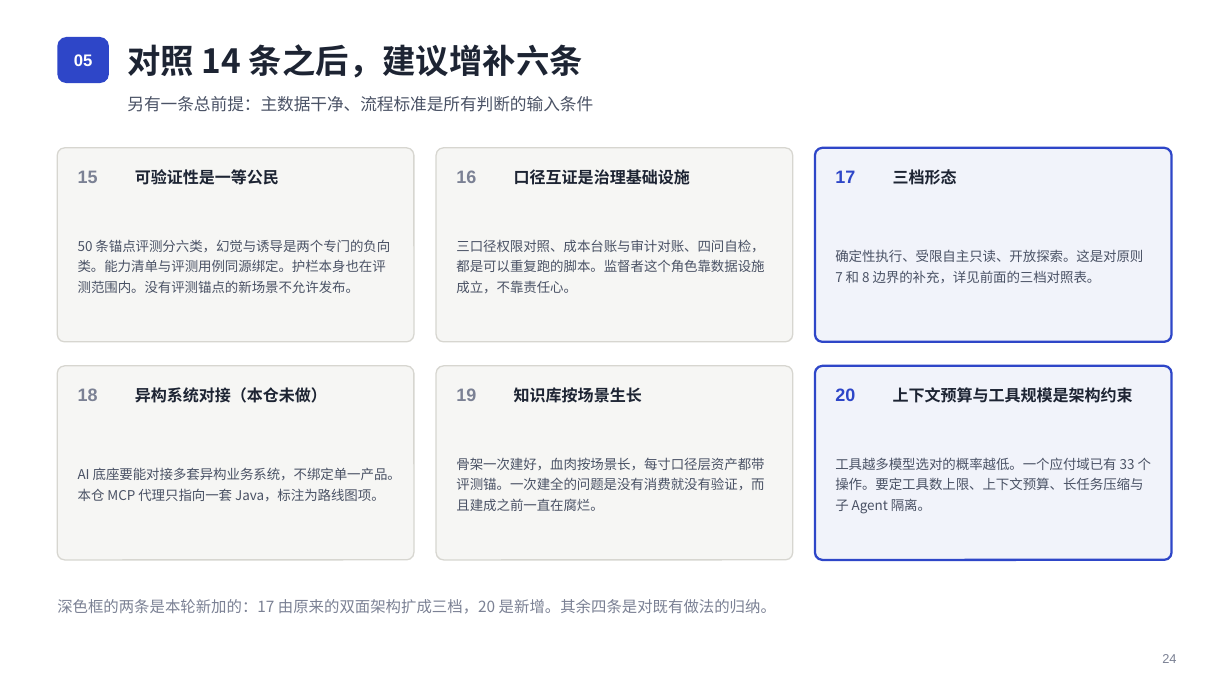
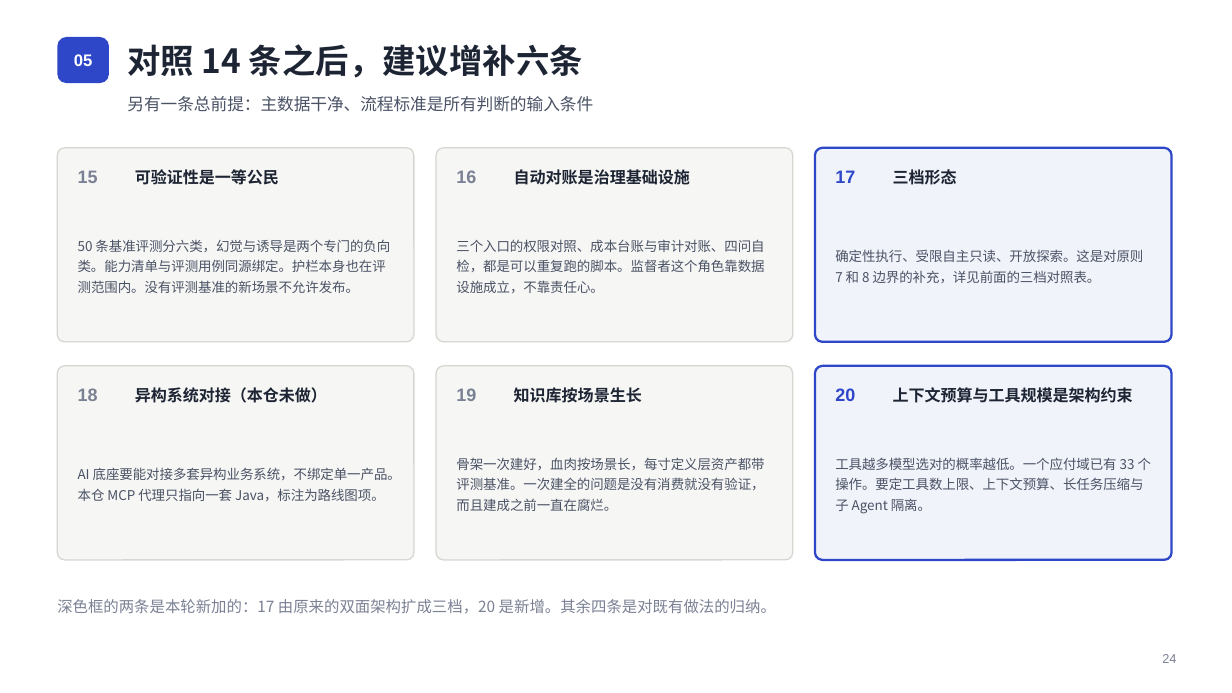
Before and after one commit to xiaohanarch/ERP-AI, a slide deck: slide 25 of docs/ERP-AI-L1参考架构-汇报版.pptx. Drawn at 1232x693 pixels with LibreOffice and Linux fonts; fonts in the diff are those of the drawing. Boxes give left, top, right and bottom in pixels: in the first picture for what was removed or moved away, otherwise in the second. Text is boxed around its words. In the diff, an @@ line names an element or a change of style, - is before the commit and + after.

Commit message:
docs: intro_v2 与汇报 PPT 黑话清理 —— 张力/口径/平价/对冲等 10 类术语换大白话
读者反馈「张力、口径这类词看不懂」，全文（HTML + PPT 31 页 + 两处源码注释
引用）统一替换为直白说法：

- 张力/张力点 → 冲突点（标题改「四个互相打架、需要表态的冲突点」）
- 口径 → 按语义拆分：权限标准 / 定义 / 定义层 / 与页面一致 /
  三个入口对照（三口径）/ 自动对账（口径互证）/ 含义（字段口径）等
- 平价 → 一致（权限平价测试 → 权限一致性测试；Java 注释同步改写）
- 对冲 → 保险（预埋对冲 → 预埋保险；替换的对冲 → 给终局替换留的保险）
- 锚点 → 基准（评测锚点 → 评测基准；版本锚点 → 版本标识；
  锚定 → 断言/锁定/引用 按语境）
- 收口 → 统一由网关接管；标的 → 示例；扇出 → 对外分发

统计：HTML 127 处（含跨标签隔断检查清零）、PPT 40 个文本 run
（XML 良构 + zip 完整性校验通过）；同步两处被文档引用的源码注释
（PermissionService.java 平价措辞、questions-capability.yaml 锚点用例）
保持文档引用与代码一致（均为注释行，无行为变更）

```diff
--- a/docs/ERP-AI-L1参考架构-汇报版.pptx
+++ b/docs/ERP-AI-L1参考架构-汇报版.pptx
@@ text at (514, 169, 690, 185): text changed @@
-口径互证是治理基础设施
+自动对账是治理基础设施
@@ text at (78, 239, 390, 293): text changed @@
-50 条锚点评测分六类，幻觉与诱导是两个专门的负向类。能力清单与评测用例同源绑定。护栏本身也在评测范围内。没有评测锚点的新场景不允许发布。
+50 条基准评测分六类，幻觉与诱导是两个专门的负向类。能力清单与评测用例同源绑定。护栏本身也在评测范围内。没有评测基准的新场景不允许发布。
@@ text at (456, 239, 764, 293): text changed @@
-三口径权限对照、成本台账与审计对账、四问自检，都是可以重复跑的脚本。监督者这个角色靠数据设施成立，不靠责任心。
+三个入口的权限对照、成本台账与审计对账、四问自检，都是可以重复跑的脚本。监督者这个角色靠数据设施成立，不靠责任心。
@@ text at (456, 457, 764, 511): text changed @@
-骨架一次建好，血肉按场景长，每寸口径层资产都带评测锚。一次建全的问题是没有消费就没有验证，而且建成之前一直在腐烂。
+骨架一次建好，血肉按场景长，每寸定义层资产都带评测基准。一次建全的问题是没有消费就没有验证，而且建成之前一直在腐烂。
```
Also in this commit, not shown: 21 other slides changed, 3 other files.
